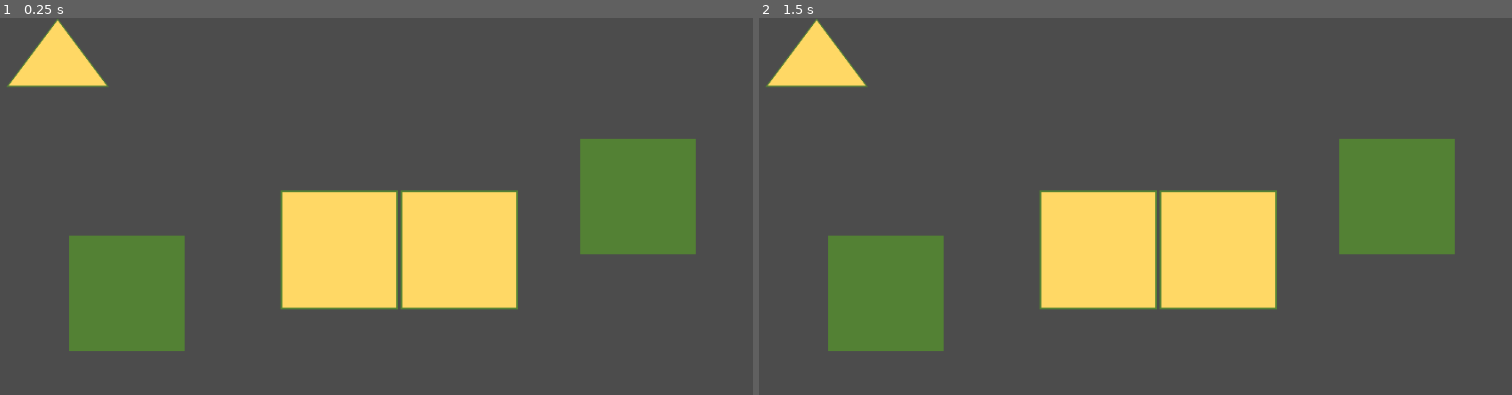
Above: before the commit, frames 1-2 (left to right).
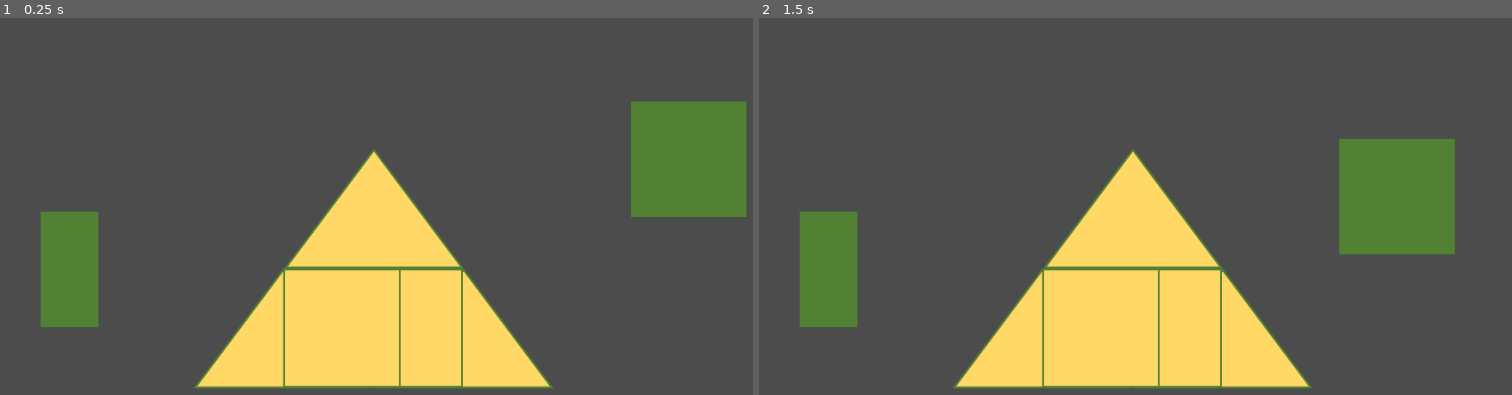
Above: after the commit, the same moments.

Repository: Jod00/Proyecto_AFIGE_Rompecabeza
Game: Godot game, scene res://armarRompecabezas.tscn
The game is run twice, just before and just after one commit, with the same random seed, the same clock (stepped at 60 frames per second) and the same inputs. The project has no main scene, so this scene is started directly.
Inputs (mouse positions are in pixels of both pictures, inside the frame that each line leads up to):
- Up to frame 1 (0.25 s): no input
- Up to frame 2 (1.5 s): tap Enter at 0.5 s; move the mouse to (1399, 195) at 0.52 s; click (1399, 195) at 0.67 s; tap Space at 1.25 s; move the mouse to (887, 293) at 1.27 s; click (887, 293) at 1.42 s

The runs differ from the first frame. In frame 1, 26% of the frame differs, in the area x 0-100%, y 0-99%; in frame 2, 20%.

Commit message:
feat funcion armado en proceso, avance con rompecabeza

Diff:
--- a/Escenas_Scripts/Triangulos.tscn
+++ b/Escenas_Scripts/Triangulos.tscn
@@ -30,7 +30,7 @@
 
 [node name="AnimatedSprite" type="AnimatedSprite" parent="."]
 position = Vector2( 3, 1 )
-scale = Vector2( 0.2, 0.2 )
+scale = Vector2( 0.35, 0.35 )
 frames = SubResource( 1 )
 animation = "triangulo"
 
--- /dev/null
+++ b/armarRompecabezas.gd
@@ -0,0 +1,25 @@
+extends Node2D
+
+# Declare member variables here. Examples:
+# var a = 2
+
+
+# Called when the node enters the scene tree for the first time.
+func _ready():
+	Inicializando_piezas()
+	Inicializando_espacio_piezas()
+
+func Inicializando_espacio_piezas():
+	$rectangulo/CollisionShape2D.scale.x = 0.4
+	$rectangulo/CollisionShape2D.position.x += 30
+
+func Inicializando_piezas():
+	$pieza_Rectangulo/AnimatedSprite.animation = "rectangulo"
+	$pieza_Rectangulo/CollisionShape2D.scale.x = 0.5
+
+func RompecabezasCompletado():
+	pass
+
+func pieza_Cuadrado_piezaArmada():
+	$pieza_Cuadrado.position = $cuadrado.position
+	$cuadrado.queue_free()
--- a/armarRompecabezas.tscn
+++ b/armarRompecabezas.tscn
@@ -1,29 +1,40 @@
-[gd_scene load_steps=4 format=2]
+[gd_scene load_steps=5 format=2]
 
 [ext_resource path="res://Escenas_Scripts/pieza_Cuadrados.tscn" type="PackedScene" id=1]
 [ext_resource path="res://Escenas_Scripts/cuadrados.tscn" type="PackedScene" id=2]
 [ext_resource path="res://Escenas_Scripts/Triangulos.tscn" type="PackedScene" id=3]
+[ext_resource path="res://armarRompecabezas.gd" type="Script" id=4]
 
 [node name="Node2D" type="Node2D"]
+script = ExtResource( 4 )
 
-[node name="cuadrado" parent="." instance=ExtResource( 2 )]
-position = Vector2( 382, 262 )
+[node name="TrianguloRecDer" parent="." instance=ExtResource( 3 )]
+position = Vector2( 526, 350 )
+
+[node name="TrianguloRecIzq" parent="." instance=ExtResource( 3 )]
+position = Vector2( 323, 350 )
 
 [node name="rectangulo" parent="." instance=ExtResource( 2 )]
-position = Vector2( 517, 262 )
+position = Vector2( 455, 350 )
 collision_layer = 8
 collision_mask = 8
 
+[node name="cuadrado" parent="." instance=ExtResource( 2 )]
+position = Vector2( 385, 350 )
+
 [node name="Triangulos" parent="." instance=ExtResource( 3 )]
+position = Vector2( 425, 215 )
 collision_layer = 8
 collision_mask = 8
 
 [node name="pieza_Cuadrado" parent="." instance=ExtResource( 1 )]
-position = Vector2( 720, 201 )
+position = Vector2( 777, 159 )
 collision_layer = 16
 collision_mask = 16
 
 [node name="pieza_Rectangulo" parent="." instance=ExtResource( 1 )]
-position = Vector2( 145, 310 )
+position = Vector2( 81, 283 )
 collision_layer = 8
 collision_mask = 8
+
+[connection signal="piezaArmada" from="pieza_Cuadrado" to="." method="pieza_Cuadrado_piezaArmada"]
